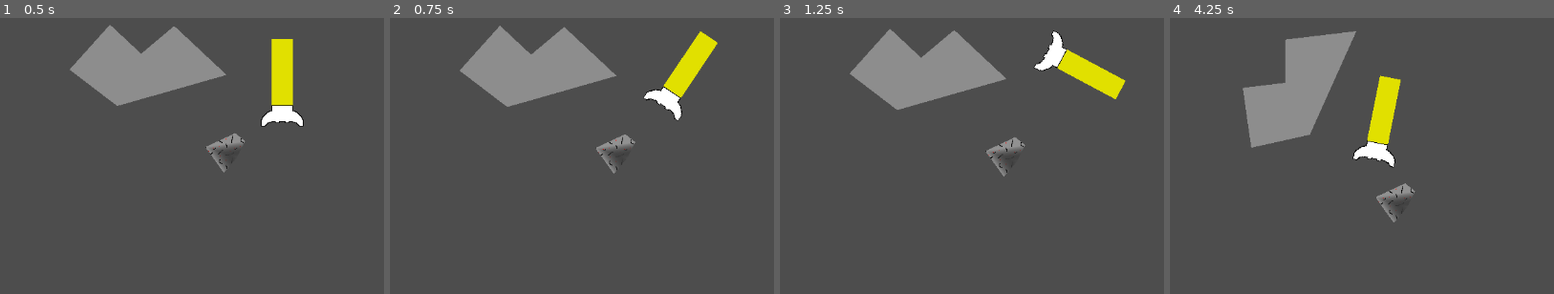
Above: before the commit, frames 1-4 (left to right).
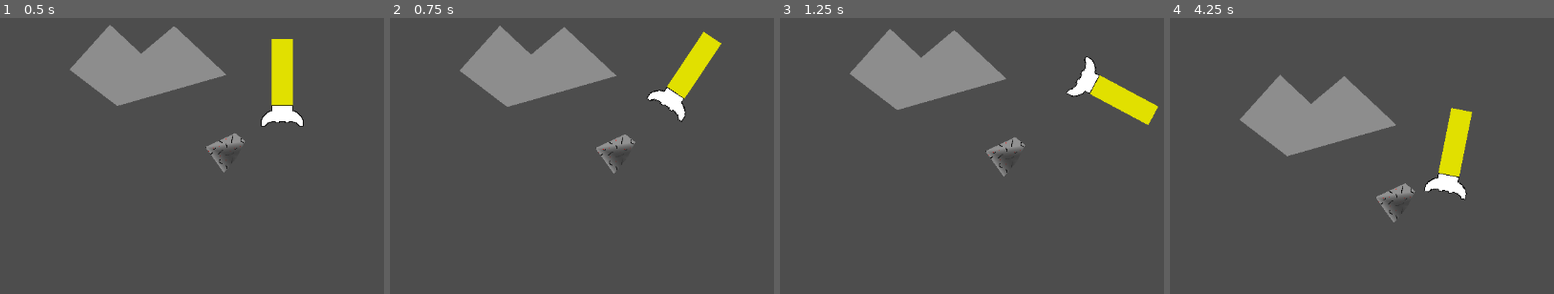
Above: after the commit, the same moments.

Repository: CWmain/SpaceJunkGame
Game: Godot game, scene res://Objects/Test_Scene.tscn
Same seed, same stepped clock (60 frames per second), same inputs: the game is played once before the commit and once after it.
Inputs (mouse positions are in pixels of both pictures, inside the frame that each line leads up to):
- Up to frame 1 (0.5 s): no input
- Up to frame 2 (0.75 s): move the mouse to (outside the picture) at 0.52 s; hold D (TurnRight) from 0.53 s (still down); hold W (Accelerate) from 0.53 s (still down); click (outside the picture) at 0.6 s
- Up to frame 3 (1.25 s): keep holding D (TurnRight); keep holding W (Accelerate)
- Up to frame 4 (4.25 s): move the mouse to (1400, 197) at 1.27 s; release W (Accelerate) at 1.28 s; tap W (Accelerate) at 1.35, 1.52, 1.82, 3.02, 3.32 s; click (1400, 197) at 1.55 s; move the mouse to (outside the picture) at 2.02 s; release D (TurnRight) at 2.03 s; hold A (TurnLeft) 2.03-2.78 s; hold W (Accelerate) 2.03-2.78 s; click (outside the picture) at 2.1 s; move the mouse to (1511, 260) at 2.77 s; hold D (TurnRight) from 2.78 s (still down); tap S (Stop) at 2.85 s; click (1511, 260) at 3.05 s; move the mouse to (outside the picture) at 3.52 s; hold W (Accelerate) from 3.53 s (still down); click (outside the picture) at 3.6 s

Frame 1 is identical in both runs. In frame 2, 0.8% of the frame differs, in the area x 66-87%, y 4-38%; in frame 3, 2.9%; in frame 4, 11%, in the area x 18-79%, y 4-67%.

Commit message:
Changed asteroid deletion from width height to an area calculation (not sure if it is accurate)

Diff:
--- a/Objects/player_rocket/player_rocket.gd
+++ b/Objects/player_rocket/player_rocket.gd
@@ -6,7 +6,7 @@
 const ROTATION_SPEED = PI/64
 const JUMP_VELOCITY = -100.0
 ## Variable to control how small an asteroid can get
-const MIN_ASTEROID_SIZE = 35
+const MIN_ASTEROID_SIZE = 1000
 
 @onready var cutting_tool = $CuttingTool
 @onready var collision_polygon = $CuttingTool/CollisionPolygon
@@ -26,7 +26,7 @@
 	#	velocity.y += gravity * delta
 
 	# Handle jump.
-	if Input.is_action_just_pressed("Accelerate"):
+	if Input.is_action_pressed("Accelerate"):
 		velocity.y = JUMP_VELOCITY
 		velocity.x = 0
 		velocity = velocity.rotated(rotation)
@@ -61,24 +61,25 @@
 
 		#NOTICE: If preformace issues consider object pooling for asteroids
 		for overlapping in intersection:
-			#region Localise Polygon and find its max height and width
-			var largeX: int = -9223372036854775808
-			var largeY: int = -9223372036854775808
-			var smallX: int = 9223372036854775807
-			var smallY: int = 9223372036854775807
+			#region Localise Polygon and find its area
+			var leftSide = 0
+			var rightSide = 0
 			var localOverLapping = overlapping.duplicate()
 			for i in range(localOverLapping.size()):
 				localOverLapping[i] = entity.to_local(localOverLapping[i])
-				smallX = min(smallX, localOverLapping[i].x)
-				smallY = min(smallY, localOverLapping[i].y)
-				largeX = max(largeX, localOverLapping[i].x)
-				largeY = max(largeY, localOverLapping[i].y)
+
+				if (i > 0):
+					leftSide += localOverLapping[i].x * localOverLapping[i-1].y
+					rightSide += localOverLapping[i-1].x * localOverLapping[i].y
+
 			#endregion
-
-			print("X: ", largeX-smallX, " Y: ", largeY-smallY)
+			leftSide += localOverLapping[0].x * localOverLapping[localOverLapping.size()-1].y
+			rightSide += localOverLapping[localOverLapping.size()-1].x * localOverLapping[0].y
+			var area = abs(leftSide-rightSide)/2
+			print("Area: ", area)
 
 			#TODO: Play a shattering partile effect the emphasis destruction of asteroid
-			if (largeX-smallX < MIN_ASTEROID_SIZE or largeY-smallY < MIN_ASTEROID_SIZE):
+			if (area < MIN_ASTEROID_SIZE):
 				continue
 
 			var splitAsteroid: Asteroid = asteroid.instantiate()
